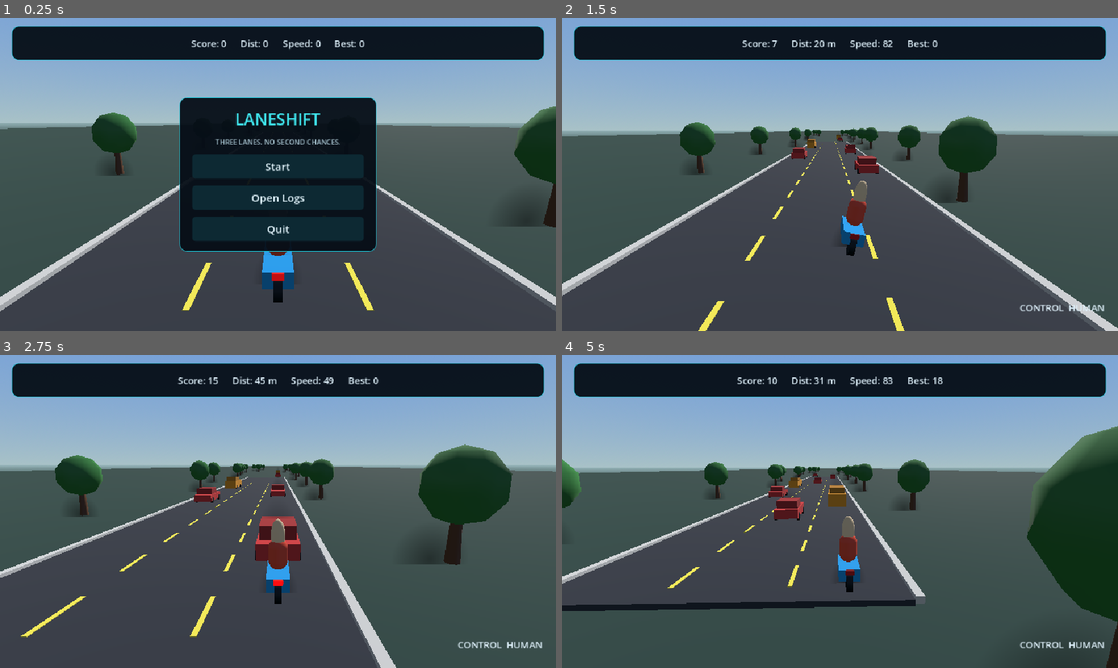
Above: before the commit, frames 1-4 (two rows, left to right).
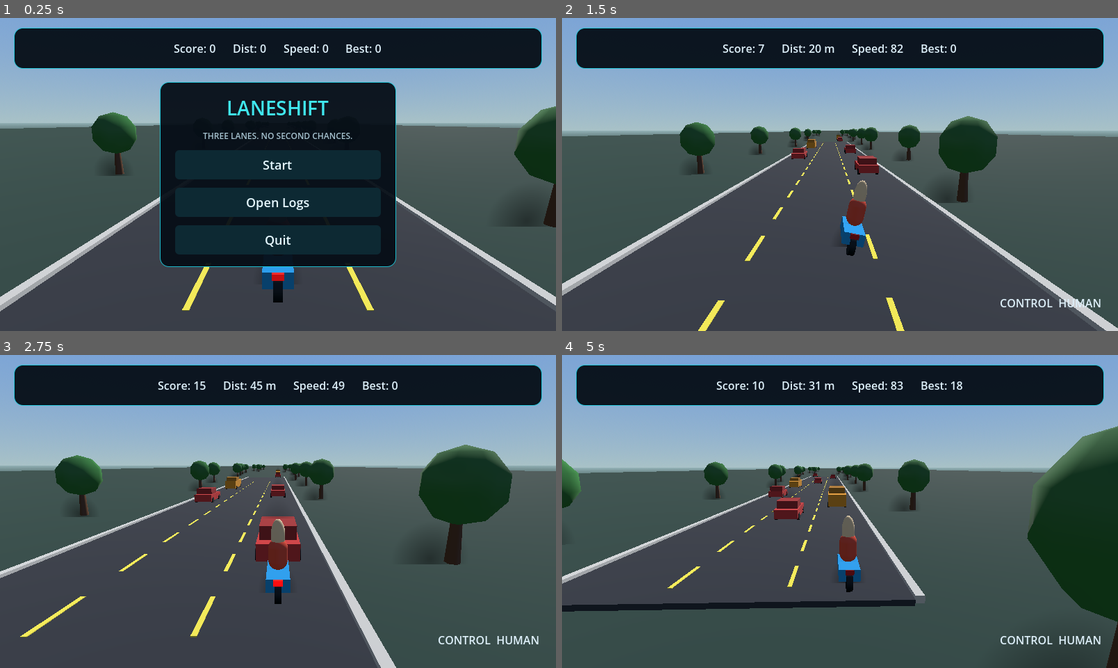
Above: after the commit, the same moments.

Repository: dp1x/laneshift
Game: Godot game, scene res://scenes/main.tscn
The game is run twice, just before and just after one commit, with the same random seed, the same clock (stepped at 60 frames per second) and the same inputs.
Inputs (mouse positions are in pixels of both pictures, inside the frame that each line leads up to):
- Up to frame 1 (0.25 s): no input
- Up to frame 2 (1.5 s): click "Start" at 0.5 s; move the mouse to (962, 158) at 1.27 s; hold D from 1.28 s (still down); tap T at 1.35 s; click (962, 158) at 1.42 s
- Up to frame 3 (2.75 s): tap Space at 1.52, 2.27 s; move the mouse to (166, 527) at 2.02 s; release D at 2.03 s; hold Down from 2.03 s (still down); tap T at 2.1 s
- Up to frame 4 (5 s): move the mouse to (895, 442) at 2.77 s; release Down at 2.78 s; hold D 2.78-3.5 s; tap T at 2.85, 4.35 s; click "Restart" at 3.5 s; move the mouse to (812, 574) at 4.27 s; hold D from 4.28 s (still down); click (812, 574) at 4.42 s; tap Space at 4.52 s

The runs differ from the first frame. In frame 1, 18% of the frame differs, in the area x 0-100%, y 2-94%; in frame 2, 5.0%; in frame 3, 5.1%; in frame 4, 5.2%.

Commit message:
fix: size the game window to fit a 150% scaled display, correct README
A 960x540 viewport becomes a 1440x810 physical window on a 150% scaled
display, which is larger than the 1280x800 screen, so Windows shrank the
window and cropped the framebuffer. The viewport is now 800x450 with a
1200x675 window, which fits and renders the full frame.

The README roadmap no longer claims local Kev inference needs verifying,
and the telemetry example is now a genuine record from the released
checkpoint instead of a mock-service response, with an explicit note that
a mock must never be labelled as a model decision.

Diff:
--- a/project.godot
+++ b/project.godot
@@ -8,9 +8,15 @@
 config/icon="res://icon.svg"
 
 [display]
-window/size/viewport_width=960
-window/size/viewport_height=540
+window/size/viewport_width=800
+window/size/viewport_height=450
 window/stretch/mode="canvas_items"
+window/stretch/aspect="keep"
+; The app is DPI-unaware, so Windows shrinks the requested window by the
+; display scale (150% here) while leaving the framebuffer at viewport size.
+; Requesting 1.5x the canvas makes the physical window match it exactly.
+window/size/window_width_override=1200
+window/size/window_height_override=675
 
 [physics]
 common/physics_ticks_per_second=60
Not shown, changed: README.md
